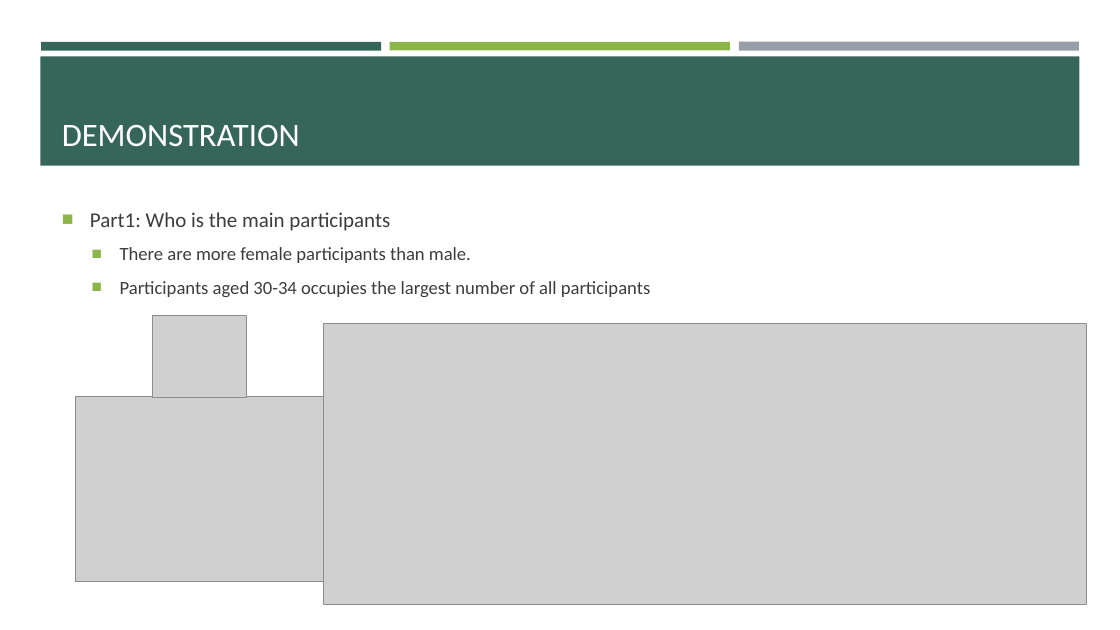
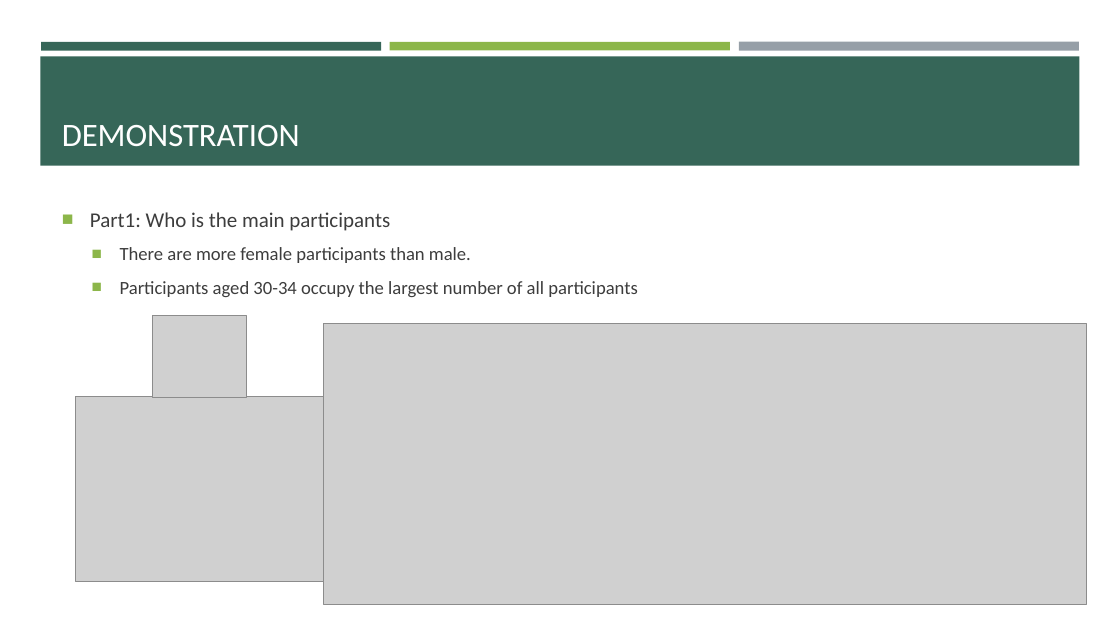
Before and after one commit to shenyiego/3, a slide deck: slide 8 of Data Science for Design.pptx. Drawn at 1120x630 pixels with LibreOffice and Linux fonts; fonts in the diff are those of the drawing; grey boxes stand for pictures. Boxes give left, top, right and bottom in pixels: in the first picture for what was removed or moved away, otherwise in the second. Text is boxed around its words. In the diff, an @@ line names an element or a change of style, - is before the commit and + after.

```diff
--- a/Data Science for Design.pptx
+++ b/Data Science for Design.pptx
@@ text at [120, 281, 637, 297]: text changed @@
-  ■ Participants aged 30-34 occupies the largest number of all participants
+  ■ Participants aged 30-34 occupy the largest number of all participants
```
Also in this commit, not shown: 2 other slides changed.
